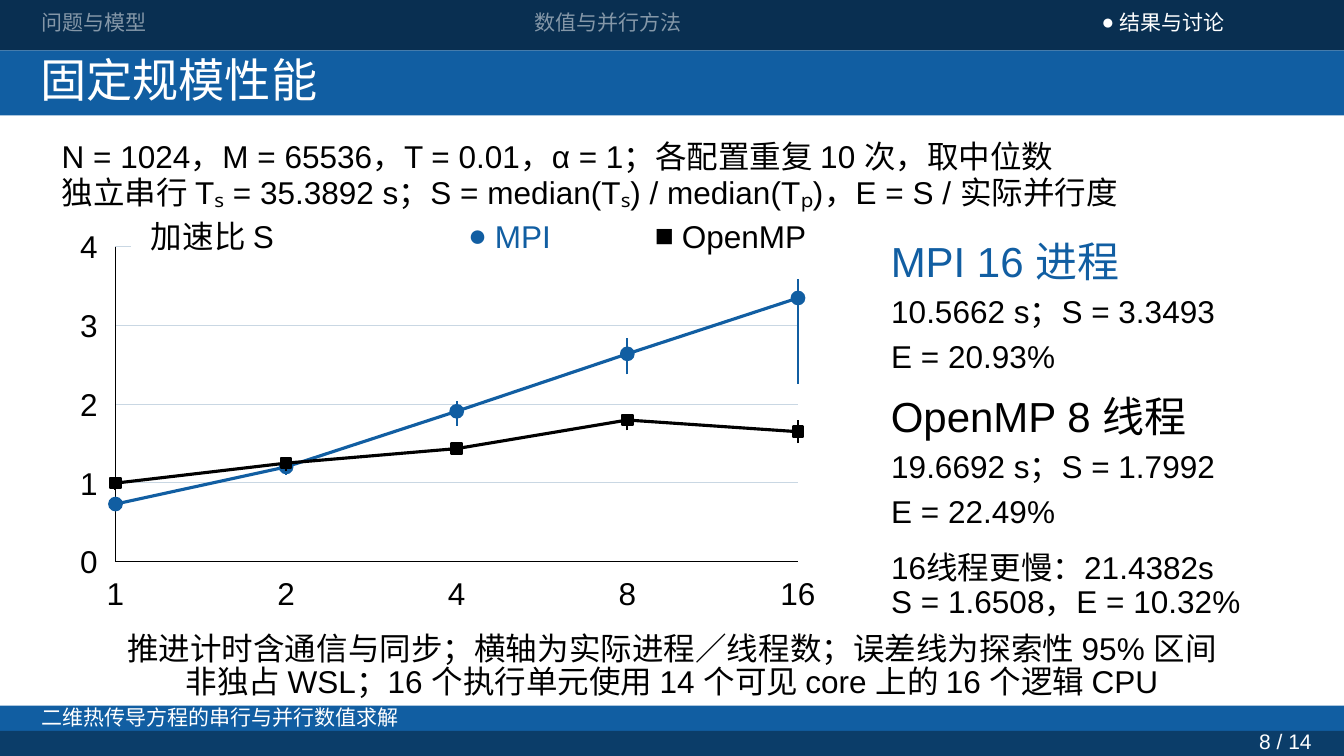
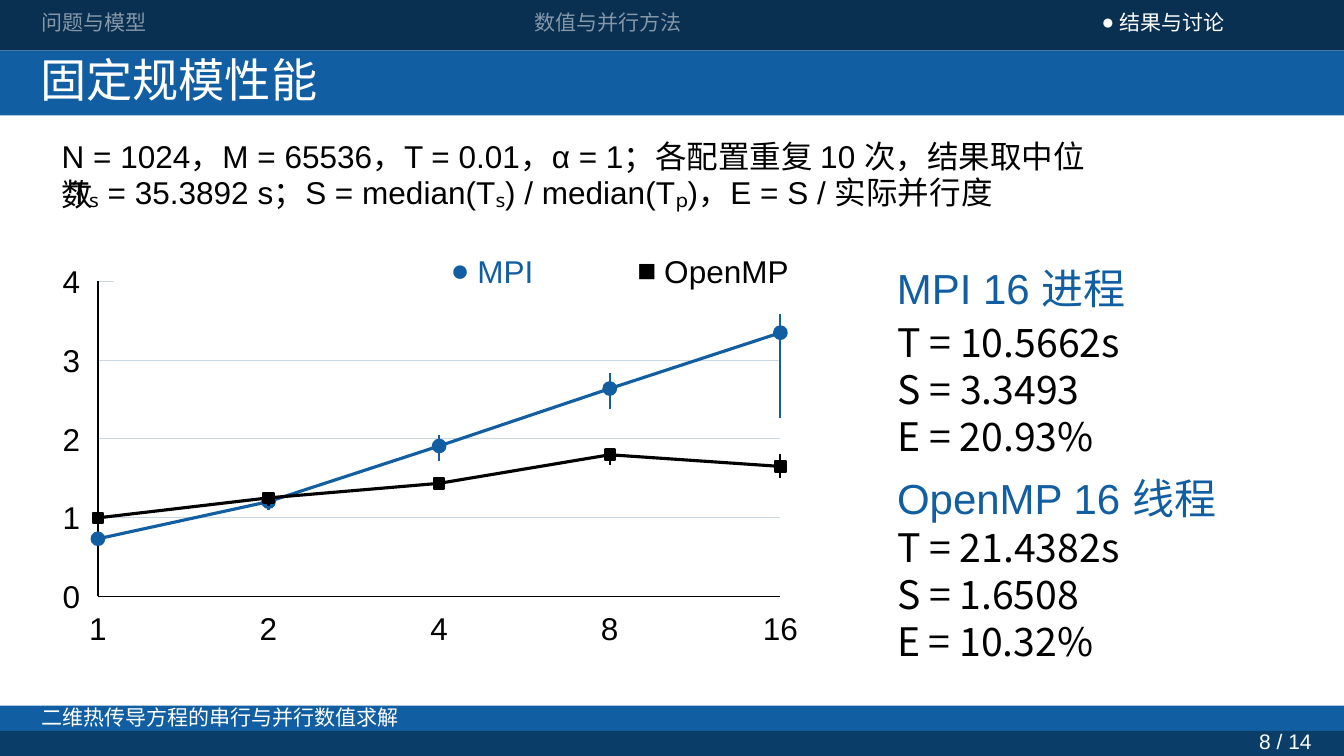
Before and after one commit to JunQianNuo/parallel-heat-solver, a slide deck: slide 8 of report/presentation/current/presentation-v5.pptx. Drawn at 1344x756 pixels with LibreOffice and Linux fonts; fonts in the diff are those of the drawing. Boxes give left, top, right and bottom in pixels: in the first picture for what was removed or moved away, otherwise in the second. Text is boxed around its words. In the diff, an @@ line names an element or a change of style, - is before the commit and + after.

```diff
--- a/report/presentation/current/presentation-v5.pptx
+++ b/report/presentation/current/presentation-v5.pptx
@@ text at (62,141,1085,173): text changed @@
-N = 1024，M = 65536，T = 0.01，α = 1；各配置重复 10 次，取中位数
+N = 1024，M = 65536，T = 0.01，α = 1；各配置重复 10 次，结果取中位数
@@ text at (135,177,993,210): text changed @@
-独立串行 Tₛ = 35.3892 s；S = median(Tₛ) / median(Tₚ)，E = S / 实际并行度
+Tₛ = 35.3892 s；S = median(Tₛ) / median(Tₚ)，E = S / 实际并行度
@@ text removed at (151,221,274,251) @@
-加速比 S
@@ text "MPI 16 进程": place and size @@
-text "MPI 16 进程" at (891,242,1119,281)
+text "MPI 16 进程" at (897,269,1126,308)
@@ text at (897,328,1120,452): text changed; size 22.5 to 28 pt; font Arial to Noto Sans CJK SC @@
-10.5662 s；S = 3.3493
+T = 10.5662s
+S = 3.3493
+E = 20.93%
@@ 5 texts, 4 rectangles, 4 freeform shapes, 3 ellipses: place and size @@
-5 texts, 4 rectangles, 4 freeform shapes, 3 ellipses at (107,223,830,606)
+5 texts, 4 rectangles, 4 freeform shapes, 3 ellipses at (89,257,813,641)
@@ text at (897,478,1216,522): text changed; text colour #000000 to #115EA2 @@
-OpenMP 8 线程
+OpenMP 16 线程
@@ 15 freeform shapes, 7 texts, 2 ellipses, 2 rectangles: place and size @@
-15 freeform shapes, 7 texts, 2 ellipses, 2 rectangles at (80,226,806,605)
+15 freeform shapes, 7 texts, 2 ellipses, 2 rectangles at (63,261,788,640)
@@ text at (897,533,1120,657): text changed; size 22.5 to 28 pt; font Arial to Noto Sans CJK SC @@
-S = 1.6508，E = 10.32%
+T = 21.4382s
+S = 1.6508
+E = 10.32%
@@ group removed at (891,346,1214,582): 4 texts @@
-E = 20.93%
-19.6692 s；S = 1.7992
-E = 22.49%
-16线程更慢：21.4382s
@@ text removed at (127,633,1217,669) @@
-推进计时含通信与同步；横轴为实际进程／线程数；误差线为探索性 95% 区间
@@ text removed at (186,661,1159,698) @@
-非独占 WSL；16 个执行单元使用 14 个可见 core 上的 16 个逻辑 CPU
```
Also in this commit, not shown: 6 other slides changed, 13 other files.
